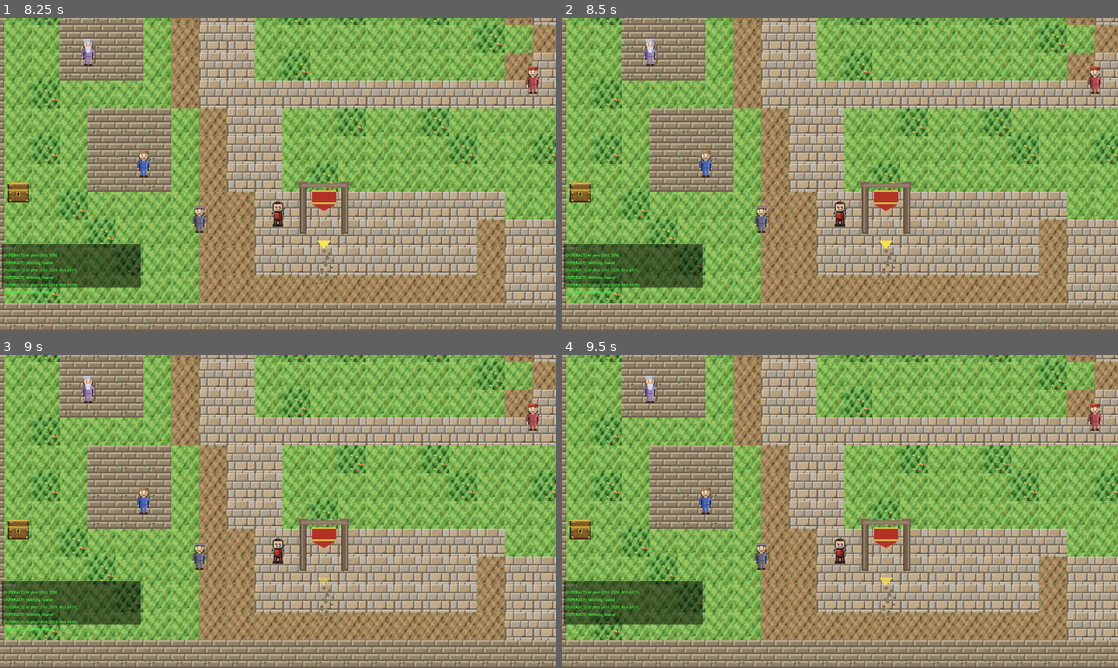
Above: before the commit, frames 1-4 (two rows, left to right).
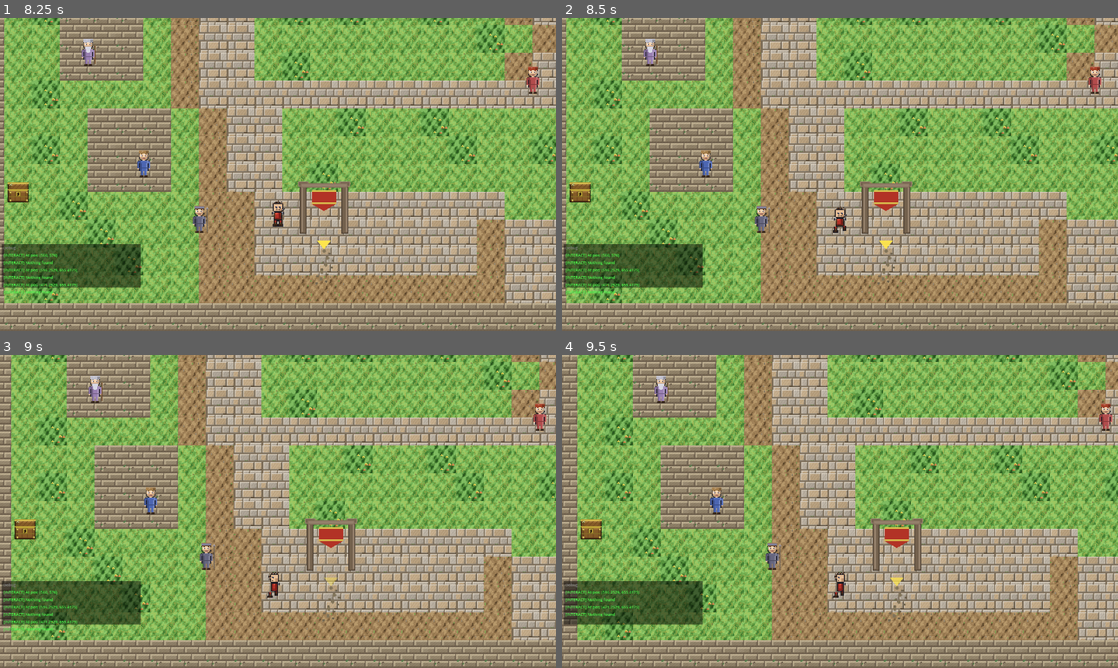
Above: after the commit, the same moments.

Repository: struktured-labs/cowardly-irregular
Game: Godot game, scene res://src/maps/villages/HarmoniaVillage.tscn
Same seed, same stepped clock (60 frames per second), same inputs: the game is played once before the commit and once after it. This scene is started directly instead of the project's main scene.
Inputs (mouse positions are in pixels of both pictures, inside the frame that each line leads up to):
- Up to frame 1 (8.25 s): tap Enter at 0.5 s; move the mouse to (400, 158) at 0.52 s; hold Right (ui_right) 0.53-1.25 s; hold R (battle_advance) 0.53-1.25 s; click (400, 158) at 0.67 s; tap Z (ui_accept) at 0.77, 1.07, 3.77, 4.07, 6.5, 6.77, 7.07, 7.25, 8 s; drag from (166, 190) to (133, 271) at 1.27 s; move the mouse to (333, 105) at 2.02 s; hold Right (ui_right) 2.03-2.75 s; hold Tab (battle_toggle_auto) 2.03-2.75 s; drag from (250, 237) to (505, 77) at 2.77 s; move the mouse to (444, 221) at 3.52 s; hold Left (ui_left) 3.53-4.25 s; tap E (camera_rotate_right) at 3.6 s; drag from (111, 127) to (100, 218) at 4.27 s; move the mouse to (305, 174) at 5.02 s; hold Down (ui_down) 5.03-5.75 s; tap Alt at 5.1 s; click (305, 174) at 5.17 s; drag from (194, 96) to (533, 80) at 5.77 s; move the mouse to (400, 158) at 6.52 s; hold Up (ui_up) 6.53-7.25 s; tap Y at 6.6 s; drag from (166, 190) to (250, 237) at 7.27 s; move the mouse to (333, 105) at 8.02 s; hold Down (ui_down) from 8.03 s (still down); tap Space at 8.1 s
- Up to frame 2 (8.5 s): keep holding Down (ui_down)
- Up to frame 3 (9 s): release Down (ui_down) at 8.75 s; drag from (250, 574) to (16, 530) at 8.77 s
- Up to frame 4 (9.5 s): no input

Frame 1 is identical in both runs. In frame 2, 0.2% of the frame differs, in the area x 48-52%, y 58-69%; in frame 3, 50%, in the area x 0-100%, y 0-100%; in frame 4, 49%.

Commit message:
fix: stuck on trees + frozen movement safety timeout
1. wall_min_slide_angle = 0.0 — always allow wall sliding, even when
   pushing head-on into a tree. Prevents wedging at any angle.

2. Safety timeout: if can_move stays false for >3 seconds (battle
   didn't start, signal dropped, encounter failed), force it back to
   true. Prevents permanent freeze from any dropped signal path.
   Logs when triggered for debugging.

Co-Authored-By: Claude Opus 4.6 (1M context) <noreply@anthropic.com>

Diff:
--- a/src/exploration/OverworldPlayer.gd
+++ b/src/exploration/OverworldPlayer.gd
@@ -203,10 +203,14 @@
 var _use_custom_colors: bool = false
 
 
+var _frozen_timer: float = 0.0
+const FROZEN_SAFETY_TIMEOUT: float = 3.0
+
 func _ready() -> void:
 	# FLOATING mode for top-down — enables wall sliding in all directions
 	# (default GROUNDED mode is for platformers and causes stuck-on-edges)
 	motion_mode = CharacterBody2D.MOTION_MODE_FLOATING
+	wall_min_slide_angle = 0.0  # Always allow wall sliding, even head-on
 	_setup_sprite()
 	_generate_all_sprites()
 	_update_sprite()
@@ -234,7 +238,15 @@
 func _physics_process(delta: float) -> void:
 	if not can_move:
 		is_moving = false
+		# Safety: if frozen for too long (battle didn't start, signal dropped),
+		# force movement back on to prevent permanent freeze
+		_frozen_timer += delta
+		if _frozen_timer > FROZEN_SAFETY_TIMEOUT:
+			can_move = true
+			_frozen_timer = 0.0
+			print("[PLAYER] Safety timeout — re-enabled movement after %.1fs freeze" % FROZEN_SAFETY_TIMEOUT)
 		return
+	_frozen_timer = 0.0
 
 	# Get input direction — simple and reliable, no suppression
 	var input_dir = Vector2.ZERO
